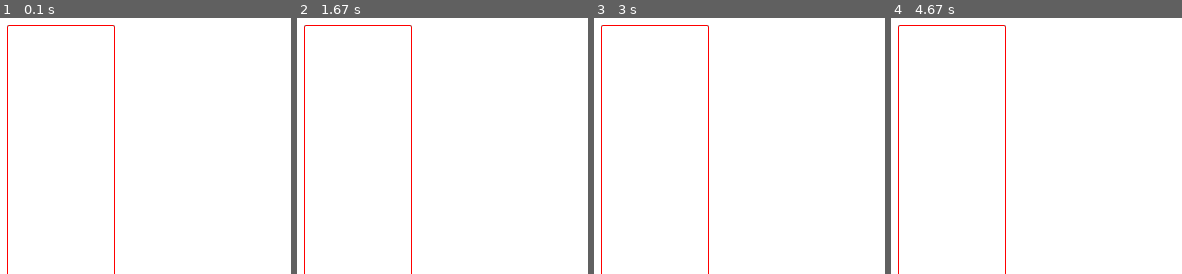
Above: before the commit, frames 1-4 (left to right).
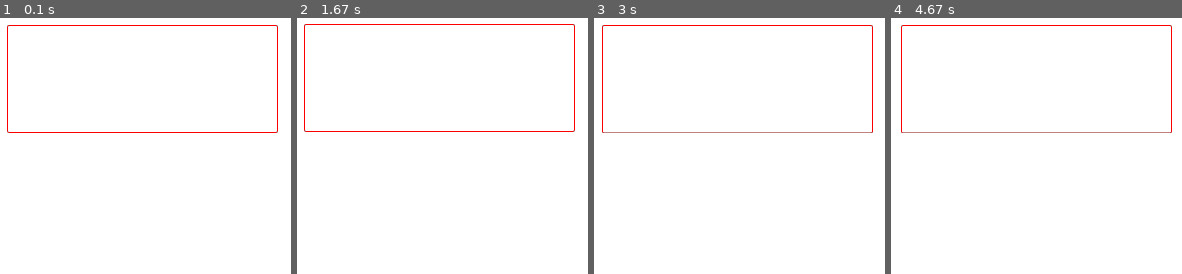
Above: after the commit, the same moments.

Repository: calumroy/vehicle_sim_pygame
Game: pygame game, started from vehicle_sim.py
The game is run twice, just before and just after one commit, with the same random seed, the same clock (stepped at 60 frames per second) and the same inputs.
Inputs:
- Up to frame 1 (0.1 s): no input
- Up to frame 2 (1.67 s): tap Enter at 0.33 s; hold Up 1.17-1.63 s
- Up to frame 3 (3 s): hold Right 1.67-2.13 s; hold Down from 2.73 s (still down)
- Up to frame 4 (4.67 s): release Down at 3.03 s

The runs differ from the first frame. In frame 1, 1.3% of the frame differs, in the area x 2-96%, y 2-100%; in frame 2, 1.5%; in frame 3, 1.5%; in frame 4, 1.6%, in the area x 2-97%, y 2-100%.

Commit message:
Kind of fixed tire params

Diff:
--- a/model_integrator.py
+++ b/model_integrator.py
@@ -2,9 +2,9 @@
 import numpy as np
 
 class TireForces:
-    def __init__(self, F_y, F_x):
+    def __init__(self, F_x, F_y):
+        self.F_x = F_x
         self.F_y = F_y
-        self.F_x = F_x
 
 # Vehicle
 class Vehicle:
@@ -28,17 +28,17 @@
         self.f_ = np.array([0.0 for i in range(self.NX)])
 
         self.control_input = {
-                        "Fx": 0.0,
-                        "delta": 0.0
+                        "Fx": 0.0,  # Force in the longitudinal direction on rear wheels
+                        "delta": 0.0 # Front steering tire angle.
                     }
 
         self.state = {
-                        "x": self.start_pos[0],
-                        "y": self.start_pos[1],
-                        "phi": 0.0,
-                        "vx": 0.0,
-                        "vy": 0.0,
-                        "r": 0.0
+                        "x": self.start_pos[0], # X position of the center of gravity of the vehicle.
+                        "y": self.start_pos[1], # Y position of the center of gravity of the vehicle.
+                        "phi": 0.0,             # The heading angle of the vehicle
+                        "vx": 0.0,              # The forwards velocity in vehicle frame of references.
+                        "vy": 0.0,              # The lateral velocity in vehicle frame of references.
+                        "r": 0.0                # Yaw rate of the vehicle, this is the rate of phi.
                      }
 
         self.params = {
@@ -52,10 +52,17 @@
 
                         "g"   : 9.81,      # Gravity acceleration.
 
-                        # Tire parameters
-                        "Bf"	: 2.579,
-                        "Cf" 	: 1.2,
-                        "Df" 	: 0.192,
+                        # Tire parameters (front)
+                        "Bf"	: 11.0,
+                        "Cf" 	: 1.4,
+                        "Df" 	: 0.45,
+                        # Tire parameters (rear)
+                        "Br" 	: 11.0,
+                        "Cr" 	: 1.4,
+                        "Dr" 	: 0.5,
+                        # Friction characteritic params
+                        "Cr0" : 0.0518,  # Zero offset friciton force.
+                        "Cr2" : 0.00035, # quadratic friciton multiplier on the vehicle velocity.
                     }
     def stateToVector(self, x):
 
@@ -87,7 +94,13 @@
     def getSlipAngleFront(self, x, u):
         # compute slip angels given current state
         slip_ang_f = -math.atan2(x["vy"]+x["r"]*self.params["lf"],x["vx"]) + u["delta"]
+        #print("SlipAngleRear = ", slip_ang_r)
         return slip_ang_f
+
+    def getSlipAngleRear(self, x, u):
+        # compute slip angels given current state
+        slip_ang_r = -math.atan2(x["vy"]-x["r"]*self.params["lr"],x["vx"])
+        return slip_ang_r
 
     def getForceFront(self, x, u):
 
@@ -99,9 +112,21 @@
         f_tire = TireForces(F_x, F_y)
         return f_tire
 
+    def getForceRear(self, x, u):
+
+        alpha_r = self.getSlipAngleRear(x, u)
+        F_y = self.params["Dr"] * math.sin(self.params["Cr"] * math.atan(self.params["Br"] * alpha_r ))
+        # Rear wheel drive vehicle with a force related to the control input force on rear wheels u["Fx"]
+        #F_x = self.params["Cm1"]*u["Fx"] - self.params["Cm2"]*u["Fx"]*x["vx"]  # - param_.Cr0 - param_.Cr2*std::pow(x.vx,2.0);
+        F_x = u["Fx"]  # Perfect control simulated. The exact rear wheel desired force is acheived.
+
+        r_tire = TireForces(F_x, F_y)
+        return r_tire
+
     def getForceFriction(self, x):
         #return -params.Cr0 - params.Cr2*std::pow(x.vx,2.0);
-        return 1.0
+        F_f = -self.params["Cr0"] - self.params["Cr2"]*math.pow(x["vx"],2.0)
+        return F_f
 
     def getF(self, x, u, param):
         """Return the next state vector based on the state space equation of the model
@@ -110,11 +135,8 @@
             x(dict vehicle state): The input state space structure.
             u(dict vehicle controls): The control input structure
         """
-        # tire_forces_front = getForceFront(x)
-        # tire_forces_rear  = getForceRear(x)
-        # friction_force = getForceFriction(x)
         tire_forces_front = self.getForceFront(x,u)
-        tire_forces_rear  = self.getForceFront(x,u)
+        tire_forces_rear  = self.getForceRear(x,u)
         friction_force = self.getForceFriction(x)
 
         # state_vector
@@ -144,6 +166,8 @@
         x_vec = self.stateToVector(x)
         u_vec = self.inputToVector(u)
         #import ipdb; ipdb.set_trace()
+        # if (x["r"] < -1e-9):
+        #     import ipdb; ipdb.set_trace()
         # evaluating the 4 points
         k1 = self.getF(self.vectorToState(x_vec),u,self.params)
         k2 = self.getF(self.vectorToState(x_vec+ts/2.*k1),u,self.params)
@@ -160,7 +184,8 @@
             u(dict vehicle controls): The control input structure
             ts (int): The time step length [seconds]
         """
-        print(" before sim car.state[x] = {0}".format(x["x"]))
+        print(" before sim car.state[phi] = {0}".format(x["phi"]))
+        print(" before sim car.state[r] = {0}".format(x["r"]))
         x_next = x
         integration_steps = (int)(ts/self.fine_time_step_)
         if(ts/self.fine_time_step_ != integration_steps):
--- a/plot_pacejka/interactive_plot_pacejka.py
+++ b/plot_pacejka/interactive_plot_pacejka.py
@@ -28,9 +28,9 @@
 
 # Pacejka magic values determined through system identification tests.
 # Driving of the real vehicle.
-Br = 3.3852
-Cr = 1.2691
-Dr = 0.1737
+Br = 11.0
+Cr = 1.4
+Dr = 0.45
 
 Bf = 2.579
 Cf = 1.2
@@ -142,7 +142,7 @@
                                 mode='lines+markers',
                                 name='Fry')
                       ],
-              'layout': go.Layout(title='Pacejka magic formula tire stifness',
+              'layout': go.Layout(title='Pacejka magic formula tire stiffness',
                                 autosize=False,
                                 width=600, height=600
                                 )
--- a/vehicle_sim.py
+++ b/vehicle_sim.py
@@ -27,7 +27,7 @@
 size = (700, 500)
 screen = pygame.display.set_mode(size)
 pixel_to_meters_scale = 50.0  # The number of pixels per simulated meter.
-newtons_per_key_press = 10000.0
+newtons_per_key_press = 1000.0
 rads_per_key_press = 0.04
 
 pygame.display.set_caption("Vehicle Sim")
@@ -47,7 +47,8 @@
 
 tick_count=0
 
-start_pos = (float(size[0]/2.0),float(size[1]/2.0))
+# Start at a negative y position since the screens top left pos is (0,0)
+start_pos = (float(size[0]/2.0),-1.0*float(size[1]/2.0))
 car = mi.Vehicle(start_pos)
 
 def update(car, update_sim_period):
@@ -58,6 +59,11 @@
     print("  Vehicle input controls: \n\t\t Fx = {0} \n\t\t delta = {1}".format(car.control_input["Fx"], car.control_input["delta"]))
     car.state = car.simTimeStep(car.state, car.control_input, update_sim_period)
     print(" car.state[x] = {0}".format(car.state["x"]))
+    print(" car.state[y] = {0}".format(car.state["y"]))
+    print(" car.state[phi] = {0}".format(car.state["phi"]))
+    print(" car.state[vx] = {0}".format(car.state["vx"]))
+    print(" car.state[vy] = {0}".format(car.state["vy"]))
+    print(" car.state[r] = {0}".format(car.state["r"]))
     done = False
 
 def rectRotated( surface, color, pos, fill, border_radius, rotation_angle, rotation_offset_center = (0,0), nAntialiasingRatio = 1 ):
@@ -98,10 +104,10 @@
         if event.type == pygame.KEYDOWN:
             if event.key == pygame.K_UP:
                 keys["up"] += 1.0
-                keys["down"] = 0.0
+                keys["down"] -= 1.0
             elif event.key == pygame.K_DOWN:
                 keys["down"] += 1.0
-                keys["up"] = 0.0
+                keys["up"] -= 1.0
             elif event.key == pygame.K_LEFT:
                 keys["left"] += 1.0
                 keys["right"] = 0.0
@@ -127,9 +133,10 @@
     fill = True
     border_radius = 2
     rotation_angle = car.state["phi"]
-    rect_state = (car.state["x"],car.state["y"],
-                  car.params["car_w"]*pixel_to_meters_scale,
-                  car.params["car_l"]*pixel_to_meters_scale)
+    # Negate the y posiitons since pygame uses downwards as positive y direction.
+    rect_state = (car.state["x"],-1.0*car.state["y"],
+                  car.params["car_l"]*pixel_to_meters_scale,
+                  car.params["car_w"]*pixel_to_meters_scale)
     angle_offset = (0.0, 0.0)
     rectRotated( screen, RED, rect_state, fill, border_radius, rotation_angle, angle_offset, 2)
 
